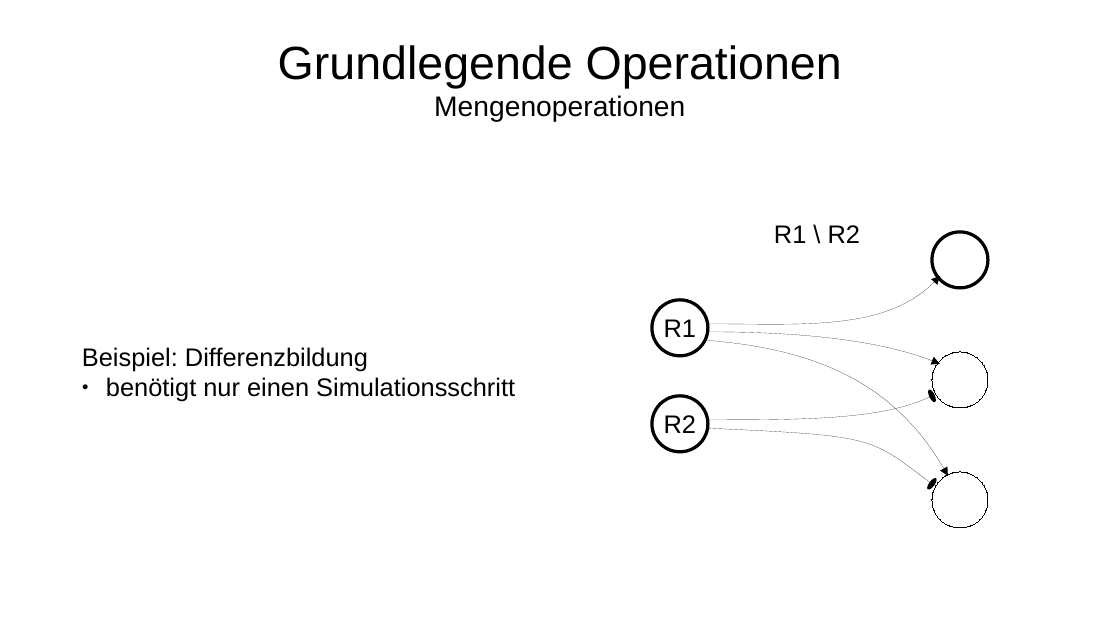
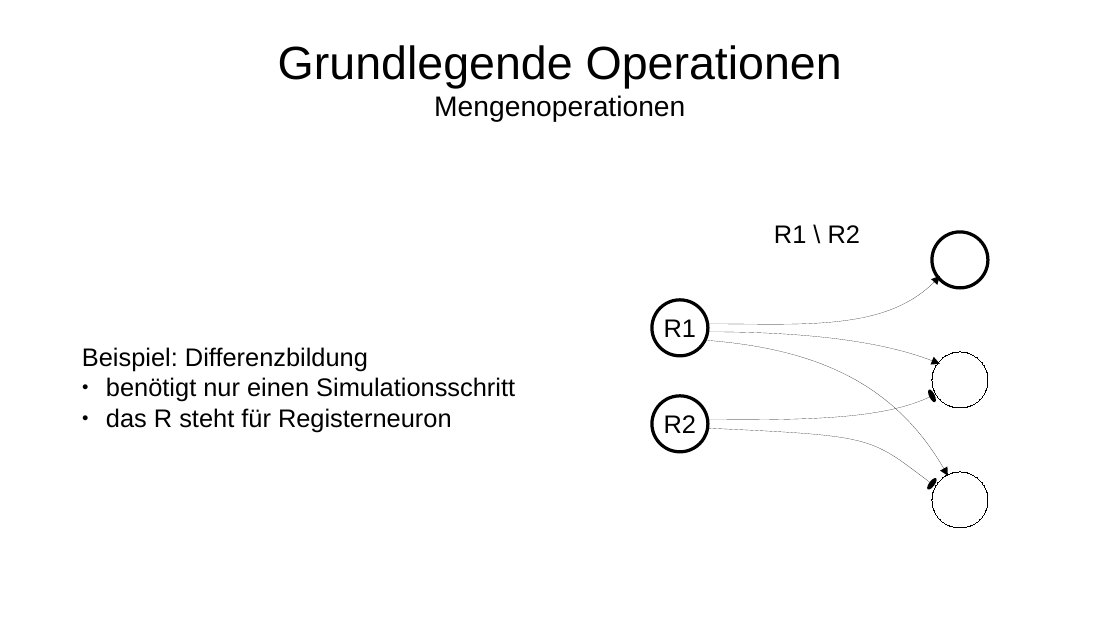
Before and after one commit to Lotes/psi-theorie, a slide deck: slide 16 of presentation.odp. Drawn at 1120x630 pixels with LibreOffice and Linux fonts; fonts in the diff are those of the drawing. Boxes give left, top, right and bottom in pixels: in the first picture for what was removed or moved away, otherwise in the second. Text is boxed around its words. In the diff, an @@ line names an element or a change of style, - is before the commit and + after.

```diff
--- a/presentation.odp
+++ b/presentation.odp
@@ text at [106,408,452,432]: paragraph added @@
+● das R steht für Registerneuron
```
Also in this commit, not shown: 3 other slides changed, 3 slides added, 1 slide removed, 3 other files.
